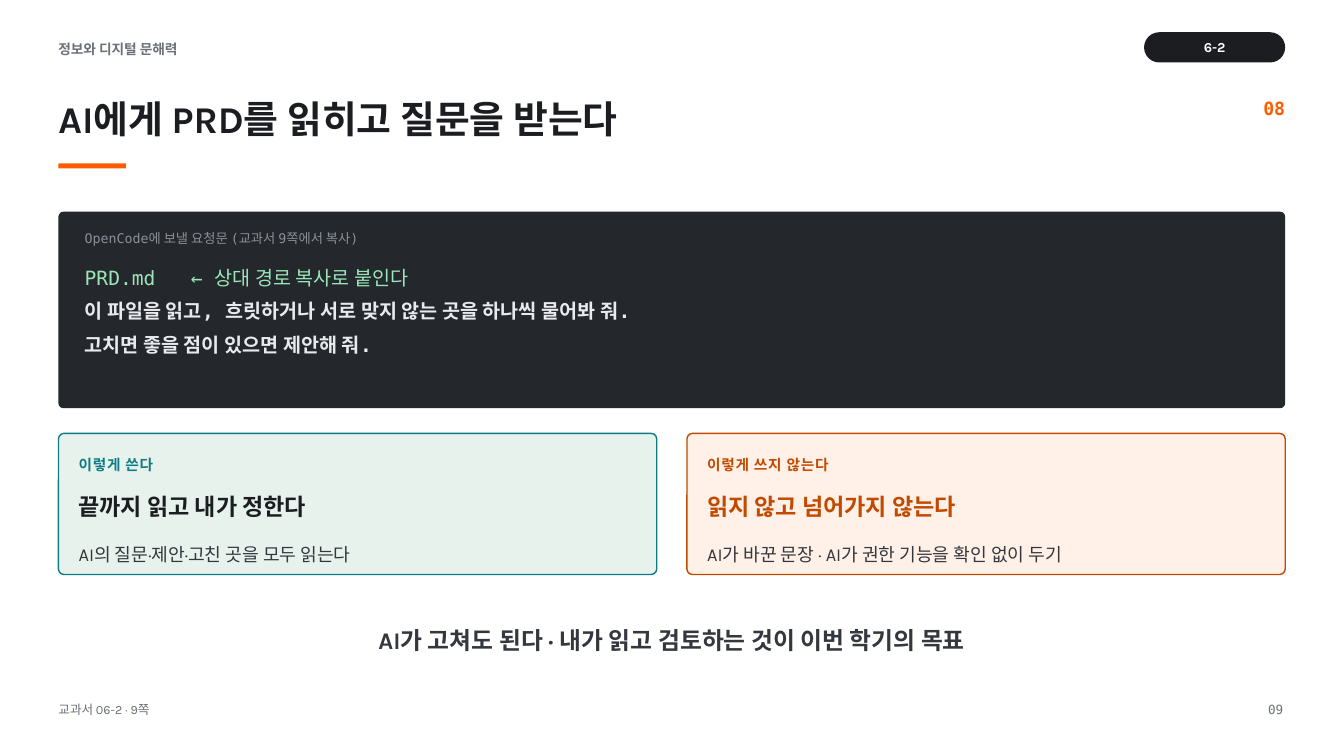
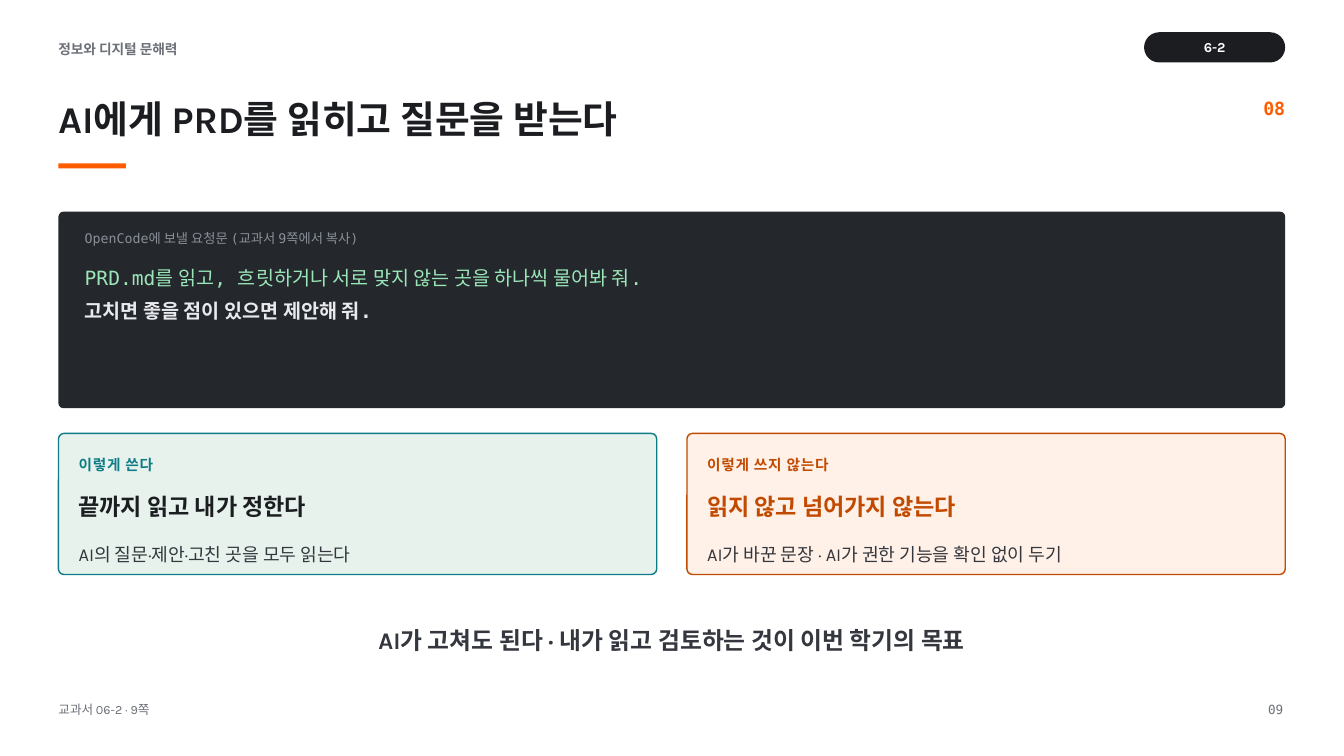
Before and after one commit to cozy819/2026-02__jdh, a slide deck: slide 9 of 06/ppt/06-2_서비스_제작_계획서_시작하기_v1.pptx. Drawn at 1344x756 pixels with LibreOffice and Linux fonts; fonts in the diff are those of the drawing. Boxes give left, top, right and bottom in pixels: in the first picture for what was removed or moved away, otherwise in the second. Text is boxed around its words. In the diff, an @@ line names an element or a change of style, - is before the commit and + after.

```diff
--- a/06/ppt/06-2_서비스_제작_계획서_시작하기_v1.pptx
+++ b/06/ppt/06-2_서비스_제작_계획서_시작하기_v1.pptx
@@ text at <box>85,268,642,288</box>: text changed; text colour #E8EAED to #9BE6B8; bold off @@
-PRD.md ← 상대 경로 복사로 붙인다
-이 파일을 읽고, 흐릿하거나 서로 맞지 않는 곳을 하나씩 물어봐 줘.
+PRD.md를 읽고, 흐릿하거나 서로 맞지 않는 곳을 하나씩 물어봐 줘.
```
Also in this commit, not shown: 2 other slides changed, 7 other files.
